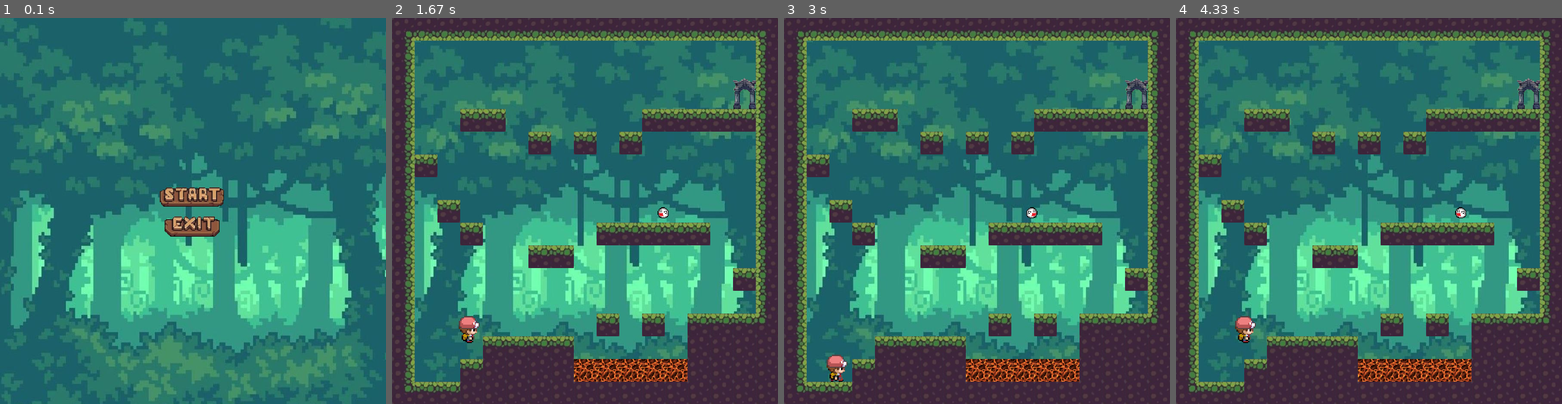
Above: before the commit, frames 1-4 (left to right).
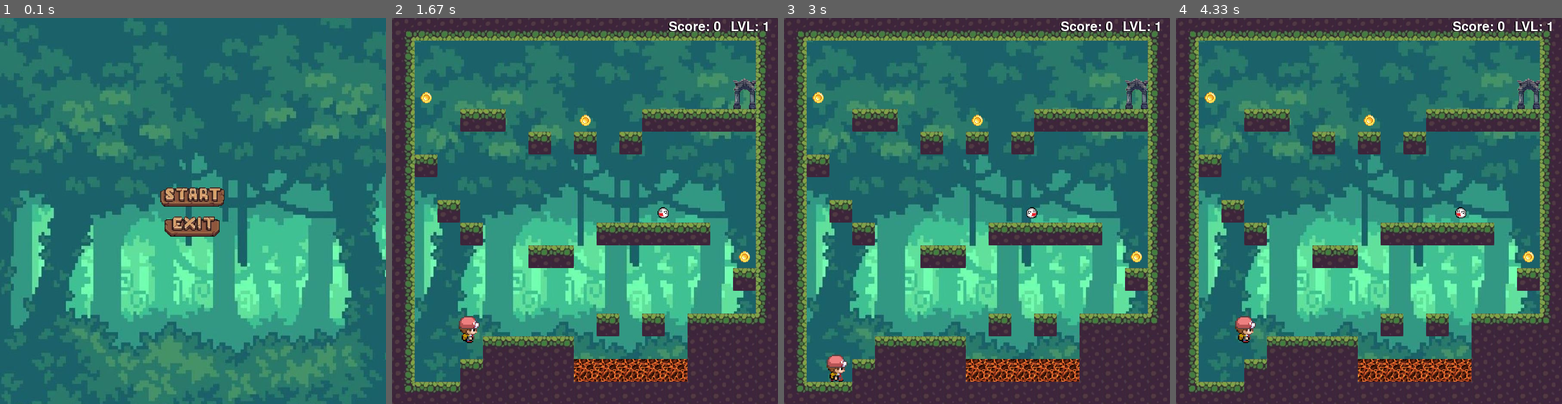
Above: after the commit, the same moments.

Repository: Milan-a/PyGame
Game: pygame game, started from game/game.py
The game is run twice, just before and just after one commit, with the same random seed, the same clock (stepped at 60 frames per second) and the same inputs.
Inputs (mouse positions are in pixels of both pictures, inside the frame that each line leads up to):
- Up to frame 1 (0.1 s): no input
- Up to frame 2 (1.67 s): press the mouse at (585, 195) at 0.37 s; move the mouse to (627, 199) at 0.47 s; release the mouse at (673, 203) at 0.6 s; hold Right 0.67-1.13 s; move the mouse to (569, 106) at 0.7 s; hold Right 1.17-1.63 s; tap Space at 1.23, 1.53 s
- Up to frame 3 (3 s): hold Left 1.67-2.2 s; tap Space at 1.73, 2.03, 2.3, 2.6, 2.73 s; hold Left 2.23-2.63 s; hold Right from 2.67 s (still down)
- Up to frame 4 (4.33 s): tap Space at 3.03, 3.4, 3.7, 3.9, 4.2 s; release Right at 3.3 s; hold Left 3.33-3.8 s; hold Right 3.83-4.3 s

The runs differ from the first frame. In frame 1, 0.2% of the frame differs, in the area x 41-59%, y 43-49%; in frame 2, 0.5%, in the area x 7-98%, y 0-64%; in frame 3, 0.5%; in frame 4, 0.5%.

Commit message:
добавлены монетки; на экране показан счёт и лвл; есть экран выигрыша

Diff:
--- a/game/data/levels/level_1.txt
+++ b/game/data/levels/level_1.txt
@@ -1,14 +1,14 @@
 4    5    5    5    5    5    5    5    5    5    5    5    5    5    5    5    6
 12   0    0    0    0    0    0    0    0    0    0    0    0    0    0    0    10
 12   0    0    0    0    0    0    0    0    0    0    0    0    0    0    p1   10
-12   0    0    0    0    0    0    0    0    0    0    0    0    0    0    p2   10
-12   0    0    2    2    0    0    0    0    0    0    2    2    2    2    2    10
+12   m    0    0    0    0    0    0    0    0    0    0    0    0    0    p2   10
+12   0    0    2    2    0    0    0    m    0    0    2    2    2    2    2    10
 12   0    0    0    0    0    2    0    2    0    2    0    0    0    0    0    10
 12   2    0    0    0    0    0    0    0    0    0    0    0    0    0    0    10
 12   0    0    0    0    0    0    0    0    0    0    0    0    0    0    0    10
 12   0    2    0    0    0    0    0    0    0    0    e    0    0    0    0    10
 12   0    0    2    0    0    0    0    0    2    2    2    2    2    0    0    10
-12   0    0    0    0    0    2    2    0    0    0    0    0    0    0    0    10
+12   0    0    0    0    0    2    2    0    0    0    0    0    0    0    m    10
 12   0    0    0    0    0    0    0    0    0    0    0    0    0    0    2    10
 12   0    0    0    0    0    0    0    0    0    0    0    0    0    0    0    10
 12   0    0    0    0    0    0    0    0    2    0    2    0    2    2    2    24
--- a/game/data/levels/level_2.txt
+++ b/game/data/levels/level_2.txt
@@ -1,6 +1,6 @@
 4    5    5    5    5    5    5    5    5    5    5    5    5    5    5    5    6
 12   0    0    0    0    0    0    0    0    0    0    0    0    0    0    0    10
-12   p1   0    0    0    0    0    0    0    0    0    0    0    0    0    0    10
+12   p1   0    0    0    0    0    m    0    0    0    0    0    0    0    0    10
 12   p2   0    0    2    0    0    0    0    0    0    0    0    0    0    0    10
 12   2    2    2    11   2    2    l    2    2    2    0    0    2    0    0    10
 12   0    0    0    0    0    0    0    0    0    0    0    0    0    0    0    10
@@ -8,10 +8,10 @@
 12   0    0    0    0    0    0    0    0    0    0    0    e    0    0    0    10
 12   0    0    0    0    0    0    0    0    0    2    2    2    2    2    0    10
 12   0    0    0    0    0    0    0    0    0    0    0    0    0    0    0    10
-12   0    0    0    0    0    0    0    2    2    0    0    0    0    0    0    10
+12   0    m    0    0    0    0    0    2    2    0    0    0    0    0    0    10
 12   2    2    2    2    0    0    0    0    0    0    0    0    0    0    0    10
 12   0    0    0    0    0    2    0    0    0    0    0    0    0    0    0    10
 12   0    0    0    0    0    11   0    0    0    0    0    0    0    0    0    10
-12   0    0    0    0    2    11   2    0    0    0    0    0    0    0    0    10
+12   0    0    0    0    2    11   2    0    0    0    0    0    0    m    0    10
 12   0    0    0    2    11   11   11   2    2    l    2    l    2    2    2    24
 22   2    2    2    11   11   11   11   11   11   11   11   11   11   11   11   11
--- a/game/game.py
+++ b/game/game.py
@@ -2,13 +2,15 @@
 from const import FPS, WIDTH, HEIGHT, TILE_SIZE, SIZE
 from player import Player
 from world import World, draw_world
-from help_funс import load_level
+from help_funс import load_level, draw_text
 from button import Button
 
 # важные значения
 GAME_OVER = 0
 MENU = True
-LVL = 1
+LVL = 3
+SCORE = 0
+WIN = False
 
 pygame.init()
 screen = pygame.display.set_mode((WIDTH - 2, HEIGHT - 2))
@@ -18,34 +20,59 @@
 bg_image = pygame.image.load('data/images/background_1.png')
 bg_image = pygame.transform.scale(bg_image, SIZE)
 clock = pygame.time.Clock()
+font1 = pygame.font.SysFont('Playbill', 40)
+# OCR A Extended, Cooper Black, Playbill, Bauhaus 93, Showcard Gothic, Wide Latin
+
+win_image = pygame.image.load('data/images/background _ win.jpg')
+win_image = pygame.transform.scale(win_image, SIZE)
 
 enemy_group = pygame.sprite.Group()
 lava_group = pygame.sprite.Group()
+money_group = pygame.sprite.Group()
 
 level = load_level(f'level_{LVL}.txt')
-world = World(level, enemy_group, lava_group)
+world = World(level, enemy_group, lava_group, money_group)
 player = Player(TILE_SIZE + TILE_SIZE * 0.1, HEIGHT - TILE_SIZE * 4,
-                TILE_SIZE - TILE_SIZE * 0.08, TILE_SIZE + TILE_SIZE * 0.2, enemy_group, lava_group)
+                TILE_SIZE - TILE_SIZE * 0.08, TILE_SIZE + TILE_SIZE * 0.2,
+                enemy_group, lava_group, money_group)
 
-# кнопка play
-play_image = pygame.image.load('data/images/buttoms/buttom_for_play.png')
-play_image = pygame.transform.scale(play_image, (WIDTH // 7, HEIGHT // 19))
-button_for_play = Button(WIDTH // 2 - 60, HEIGHT // 2 + 75, play_image, 'play')
+# кнопка start
+start_image = pygame.image.load('data/images/buttoms/buttom_for_start.png')
+start_image = pygame.transform.scale(start_image, (WIDTH // 6, HEIGHT // 20))
+button_for_start = Button(WIDTH // 2 - 69, HEIGHT // 2 - 50, start_image, 'start')
 
 # кнопка exit
 exit_image = pygame.image.load('data/images/buttoms/buttom_for_exit.png')
 exit_image = pygame.transform.scale(exit_image, (WIDTH // 7, HEIGHT // 19))
 button_for_exit = Button(WIDTH // 2 - 60, HEIGHT // 2 + 10, exit_image, 'exit')
 
-# кнопка start
-start_image = pygame.image.load('data/images/buttoms/buttom_for_start.png')
-start_image = pygame.transform.scale(start_image, (WIDTH // 6, HEIGHT // 20))
-button_for_start = Button(WIDTH // 2 - 70, HEIGHT // 2 - 50, start_image, 'start')
-
 # кнопка menu
 menu_image = pygame.image.load('data/images/buttoms/buttom_for_menu.png')
-menu_image = pygame.transform.scale(menu_image, (WIDTH // 7, HEIGHT // 20))
-button_for_menu = Button(WIDTH // 2 - 60, HEIGHT // 2 - 50, menu_image, 'menu')
+menu_image = pygame.transform.scale(menu_image, (WIDTH // 6, HEIGHT // 19))
+button_for_menu = Button(WIDTH // 2 - 69, HEIGHT // 2 - 50, menu_image, 'menu')
+
+# кнопка play
+play_image = pygame.image.load('data/images/buttoms/buttom_for_play.png')
+play_image = pygame.transform.scale(play_image, (WIDTH // 7, HEIGHT // 19))
+button_for_play = Button(WIDTH // 2 - 60, HEIGHT // 2 + 10, play_image, 'play')
+
+
+def play_reboot():  # начинаем игру с самого нуля
+    global GAME_OVER, MENU, LVL, SCORE, WIN, world, level, enemy_group, lava_group, money_group
+    GAME_OVER = 0
+    MENU = True
+    LVL = 1
+    SCORE = 0
+    WIN = False
+    LVL = 1
+    level = load_level(f'level_{LVL}.txt')
+    enemy_group = pygame.sprite.Group()
+    lava_group = pygame.sprite.Group()
+    money_group = pygame.sprite.Group()
+    world = World(level, enemy_group, lava_group, money_group)
+    player.start(TILE_SIZE + TILE_SIZE * 0.1, HEIGHT - TILE_SIZE * 4,
+                 TILE_SIZE - TILE_SIZE * 0.08, TILE_SIZE + TILE_SIZE * 0.2,
+                 enemy_group, lava_group, money_group)
 
 
 def draw():  # вспомогательная функция, рисующая сетку на экране
@@ -55,59 +82,69 @@
 
 
 def main():
-    global MENU, world, enemy_group, lava_group, LVL, level
+    global MENU, SCORE, WIN, world, enemy_group, lava_group, LVL, level, money_group, bg_image
     clock.tick(FPS)
 
     running = True
     while running:
-        screen.blit(bg_image, (0, 0))
-
-        if MENU:
-            if button_for_start.draw(screen):
-                MENU = False
-            if button_for_exit.draw(screen):
-                running = False
+        if WIN:
+            screen.blit(win_image, (0, 0))
         else:
-            draw_world(screen)  # рисуем мир
-            game_over = player.move_player(screen, GAME_OVER)  # рисуем игрока
-            if game_over == 'portal':
-                enemy_group = pygame.sprite.Group()
-                lava_group = pygame.sprite.Group()
-                LVL += 1
-                try:
-                    level = load_level(f'level_{LVL}.txt')
-                    world = World(level, enemy_group, lava_group)
-                    player.start(TILE_SIZE + TILE_SIZE * 0.1, HEIGHT - TILE_SIZE * 4,
-                                 TILE_SIZE - TILE_SIZE * 0.08, TILE_SIZE + TILE_SIZE * 0.2, enemy_group, lava_group)
-                except FileNotFoundError:
-                    print('you win')
-            if game_over != -1:
-                enemy_group.update()
-            enemy_group.draw(screen)
-            lava_group.draw(screen)
-            # draw()  # сетка для удобства
-
-            if game_over == -1:
-                fon = pygame.Surface((WIDTH, HEIGHT))
-                fon = fon.convert_alpha()
-                fon.fill((255, 0, 0, 100))
-                screen.blit(fon, (0, 0))
-
+            screen.blit(bg_image, (0, 0))
+            if MENU:
+                if button_for_start.draw(screen):
+                    play_reboot()
+                    MENU = False
                 if button_for_exit.draw(screen):
                     running = False
-                if button_for_menu.draw(screen):
-                    MENU = True
-                    player.start(TILE_SIZE + TILE_SIZE * 0.1, HEIGHT - TILE_SIZE * 4,
-                                 TILE_SIZE - TILE_SIZE * 0.08, TILE_SIZE + TILE_SIZE * 0.2, enemy_group, lava_group)
-                if button_for_play.draw(screen):
-                    player.start(TILE_SIZE + TILE_SIZE * 0.1, HEIGHT - TILE_SIZE * 4,
-                                 TILE_SIZE - TILE_SIZE * 0.08, TILE_SIZE + TILE_SIZE * 0.2, enemy_group, lava_group)
+            else:
+                draw_world(screen)  # рисуем мир
+                game_over = player.move_player(screen, GAME_OVER)  # рисуем игрока
+                if game_over == 'portal':
+                    enemy_group = pygame.sprite.Group()
+                    lava_group = pygame.sprite.Group()
+                    money_group = pygame.sprite.Group()
+                    LVL += 1
+                    try:  # если уровень загружается, то продолжаем играть
+                        level = load_level(f'level_{LVL}.txt')
+                        world = World(level, enemy_group, lava_group, money_group)
+                        player.start(TILE_SIZE + TILE_SIZE * 0.1, HEIGHT - TILE_SIZE * 4,
+                                     TILE_SIZE - TILE_SIZE * 0.08, TILE_SIZE + TILE_SIZE * 0.2,
+                                     enemy_group, lava_group, money_group)
+                    except FileNotFoundError:  # если падает с ошибкой, значит мы выиграли
+                        WIN = True
+                if game_over is None:
+                    enemy_group.update()
+                    if pygame.sprite.spritecollide(player, money_group, True):
+                        SCORE += 1
+                    draw_text(screen, f'Score: {SCORE}', font1, 'black', 570, 6)
+                    draw_text(screen, f'Score: {SCORE}', font1, 'white', 572, 5)
 
-                # button_for_menu.draw(screen)
+                    draw_text(screen, f'LVL: {LVL}', font1, 'black', WIDTH - 102, 6)
+                    draw_text(screen, f'LVL: {LVL}', font1, 'white', WIDTH - 100, 5)
+
+                enemy_group.draw(screen)
+                lava_group.draw(screen)
+                money_group.draw(screen)
+
+                if game_over == -1:
+                    fon = pygame.Surface((WIDTH, HEIGHT))
+                    fon = fon.convert_alpha()
+                    fon.fill((255, 0, 0, 100))
+                    screen.blit(fon, (0, 0))
+
+                    if button_for_menu.draw(screen):
+                        MENU = True
+                    if button_for_play.draw(screen):
+                        player.start(TILE_SIZE + TILE_SIZE * 0.1, HEIGHT - TILE_SIZE * 4,
+                                     TILE_SIZE - TILE_SIZE * 0.08, TILE_SIZE + TILE_SIZE * 0.2,
+                                     enemy_group, lava_group, money_group)
 
         for event in pygame.event.get():
             if event.type == pygame.QUIT:
                 running = False
+            if WIN and pygame.mouse.get_pressed()[0]:
+                play_reboot()
         pygame.display.update()
     pygame.quit()
 
--- a/game/help_funс.py
+++ b/game/help_funс.py
@@ -7,3 +7,8 @@
 
 def next_level(lvl):
     return load_level(f'level_{lvl}.txt')
+
+
+def draw_text(screen, text, font, t_color, x, y):
+    txt = font.render(text, True, t_color)
+    screen.blit(txt, (x, y))
--- /dev/null
+++ b/game/money.py
@@ -0,0 +1,11 @@
+import pygame
+from const import TILE_SIZE
+
+
+class Money(pygame.sprite.Sprite):  # класс монеток
+    def __init__(self, x, y):
+        pygame.sprite.Sprite.__init__(self)
+        image = pygame.image.load('data/images/blocks/money.png')
+        self.image = pygame.transform.scale(image, (TILE_SIZE // 2, TILE_SIZE // 2))
+        self.rect = self.image.get_rect()
+        self.rect.center = (x, y)
--- a/game/player.py
+++ b/game/player.py
@@ -4,8 +4,8 @@
 
 
 class Player:
-    def __init__(self, x, y, width, height, enemy_group, lava_group):
-        self.start(x, y, width, height, enemy_group, lava_group)
+    def __init__(self, x, y, width, height, enemy_group, lava_group, money_group):
+        self.start(x, y, width, height, enemy_group, lava_group, money_group)
 
     def animation(self, right, jump):  # сама анимация персонажа
         if not jump:
@@ -75,11 +75,11 @@
                         self.on_flor = False
 
             # проверка столкновений со всякими зловещими штуками
-            if pygame.sprite.spritecollide(self, self.groups[0], False):
+            if pygame.sprite.spritecollide(self, self.groups[0], False):  # enemy
                 game_over -= 1
                 screen.blit(self.player_img, self.rect)
                 return game_over
-            if pygame.sprite.spritecollide(self, self.groups[1], False):
+            if pygame.sprite.spritecollide(self, self.groups[1], False):  # lava
                 game_over -= 1
                 screen.blit(self.player_img, self.rect)
                 return game_over
@@ -91,8 +91,8 @@
         self.rect.x += dx
         self.rect.y += dy
 
-    def start(self, x, y, width, height, enemy_group, lava_group):
-        self.groups = (enemy_group, lava_group)
+    def start(self, x, y, width, height, enemy_group, lava_group, money_group):
+        self.groups = (enemy_group, lava_group, money_group)
         self.width = width
         self.height = height
         self.walk_right = []
--- a/game/world.py
+++ b/game/world.py
@@ -1,6 +1,7 @@
 import pygame
 from const import *
 from enemy import Enemy
+from money import Money
 from lava import Lava
 
 tile_list = []
@@ -20,10 +21,10 @@
 
 
 class World:
-    def __init__(self, data, enemy_group, lava_group):
-        self.start(data, enemy_group, lava_group)
+    def __init__(self, data, enemy_group, lava_group, money_group):
+        self.start(data, enemy_group, lava_group, money_group)
 
-    def start(self, data, enemy_group, lava_group):
+    def start(self, data, enemy_group, lava_group, money_group):
         tile_list.clear()
         # заглушка на случай ошибки
         img11 = pygame.image.load('data/images/blocks/block_11.png')
@@ -43,6 +44,10 @@
                 elif block == 'l':  # лава
                     lava = Lava(TILE_SIZE * j, TILE_SIZE * i)
                     lava_group.add(lava)
+                elif block == 'm':  # монетки
+                    money = Money(TILE_SIZE * j + (TILE_SIZE // 2), TILE_SIZE * i + (TILE_SIZE // 2))
+                    money_group.add(money)
+
                 else:
                     try:
                         img = pygame.image.load(f'data/images/blocks/block_{block}.png')
Binary file added: game/data/images/background _ win.jpg
